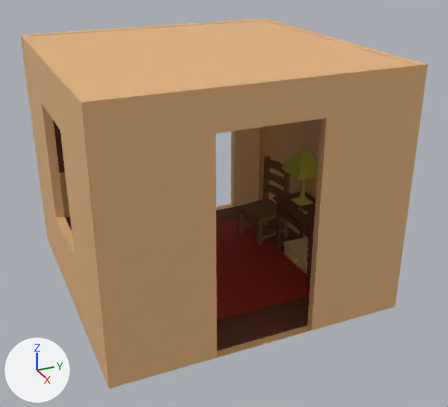
What one commit did to the glTF model Assets/Environment/Rooms/Hall/Hall.glb.
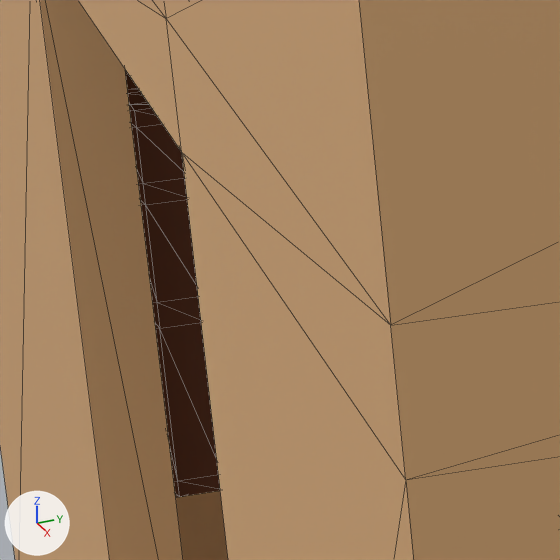
The first picture shows the older version from a 50 mm camera at (6.55, -2.48, 3.85) aimed at (0.75, 0.13, 0.95). The close-ups show both versions on the part from 8% to 24% of the width and 27% to 44% of the height of that picture; other places that the commit changed are outside them. Every picture has the same lights, and +X, +Y and +Z are marked at lower left. The close-ups show mesh edges as thin lines. Vertices at the same position are counted once.

The first close-up shows 'S_Hall.001', 'S_KeyRing'.
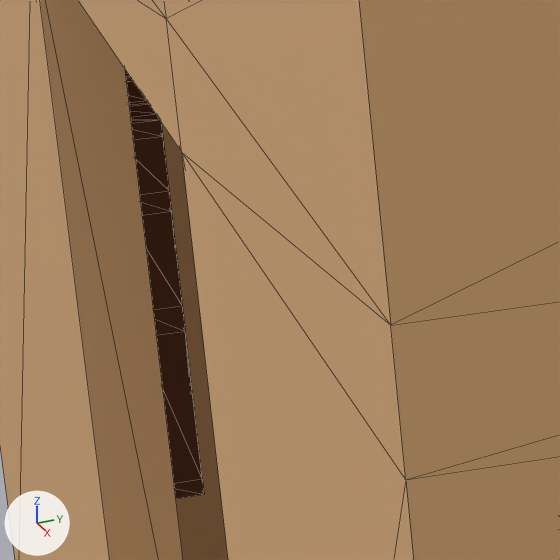
Where the newer file only moved an object's origin or applied its transform, the numbers keep the older frame.

What differs and where, as boxes [x1, y1, x2, y2] in the close-ups (560 x 560 px):
```json
{"object": "S_KeyRing", "change": "moved", "before": [125, 70, 220, 497], "after": [125, 70, 204, 499]}
```

The change, as JSON lines over the scene's bpy script:
```json
{"block": "me_cube_035", "where": "me_cube_035.from_pydata(...)  # 296 vertices, 588 faces; spans x -0.517..-0.101, y -1.521..-1.436, z 1.278..1.833"}
{"block": "me_cube_035", "where": "# used by ob_s_keyring; location = (0.0, 0.0, 0.0)"}
{"block": "me_cube_035", "change": "me_cube_035 part 1: the whole mesh is moved by (0.309, 1.485, -1.276)"}
{"op": "set", "path": "ob_s_keyring.location", "old": "(0.0, 0.0, 0.0)", "new": "(-0.5, -1.485, 1.2)"}
```
